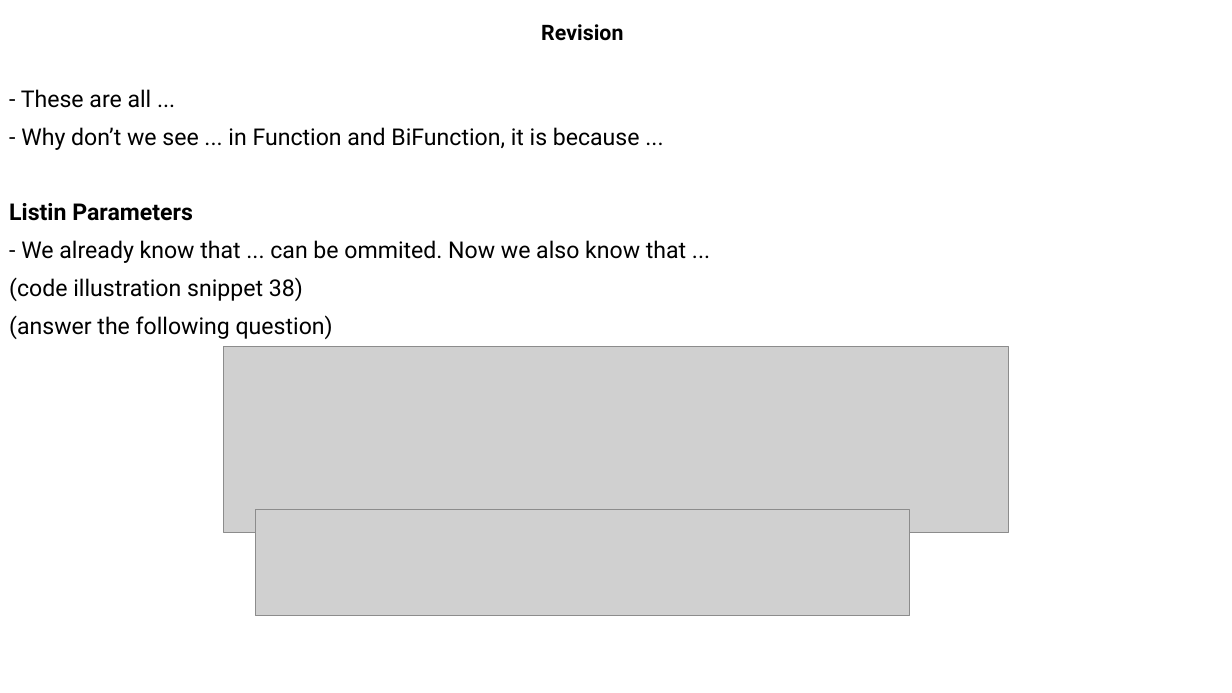
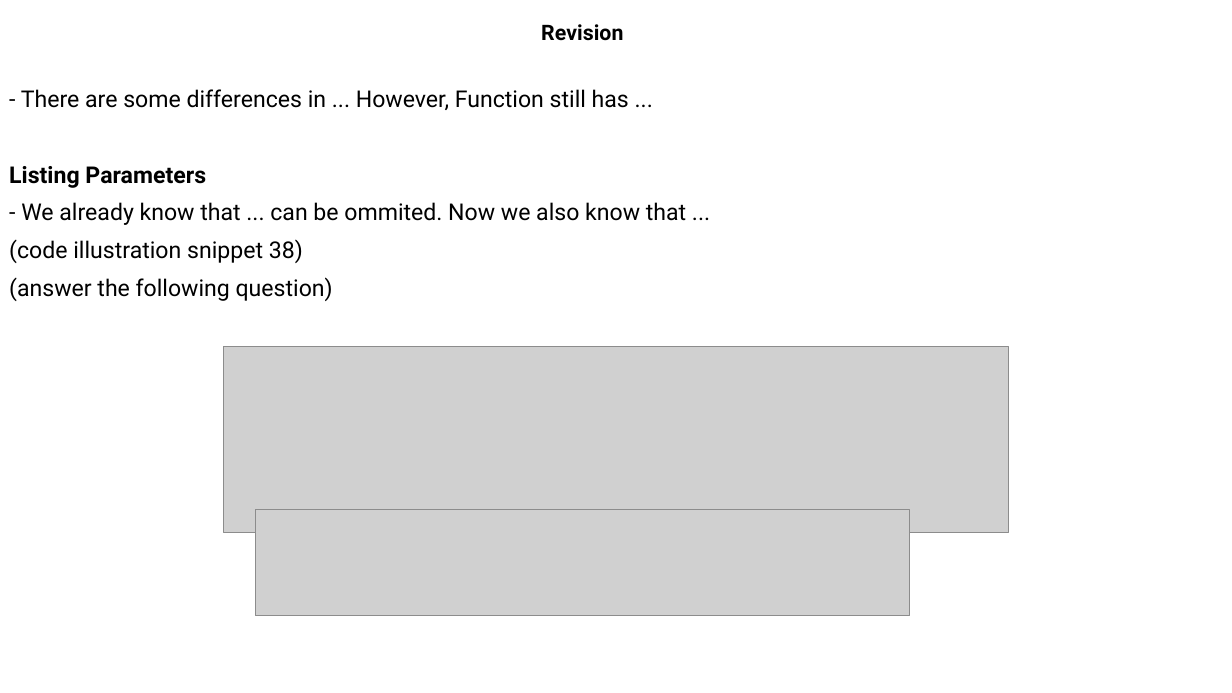
Before and after one commit to MaiDinhVinh/CS-Java, a slide deck: slide 24 of OCP17/old progress/Chapter 8 - Lambdas and Functional Interface.pptx. Drawn at 1232x693 pixels with LibreOffice and Linux fonts; fonts in the diff are those of the drawing; grey boxes stand for pictures. Boxes give left, top, right and bottom in pixels: in the first picture for what was removed or moved away, otherwise in the second. Text is boxed around its words. In the diff, an @@ line names an element or a change of style, - is before the commit and + after.

```diff
--- a/OCP17/old progress/Chapter 8 - Lambdas and Functional Interface.pptx
+++ b/OCP17/old progress/Chapter 8 - Lambdas and Functional Interface.pptx
@@ text at [9,89,629,188]: text changed @@
-- These are all ...
-- Why don’t we see ... in Function and BiFunction, it is because ...
-Listin Parameters
+- There are some differences in ... However, Function still has ...
+Listing Parameters
```
Also in this commit, not shown: 4 other slides changed.
